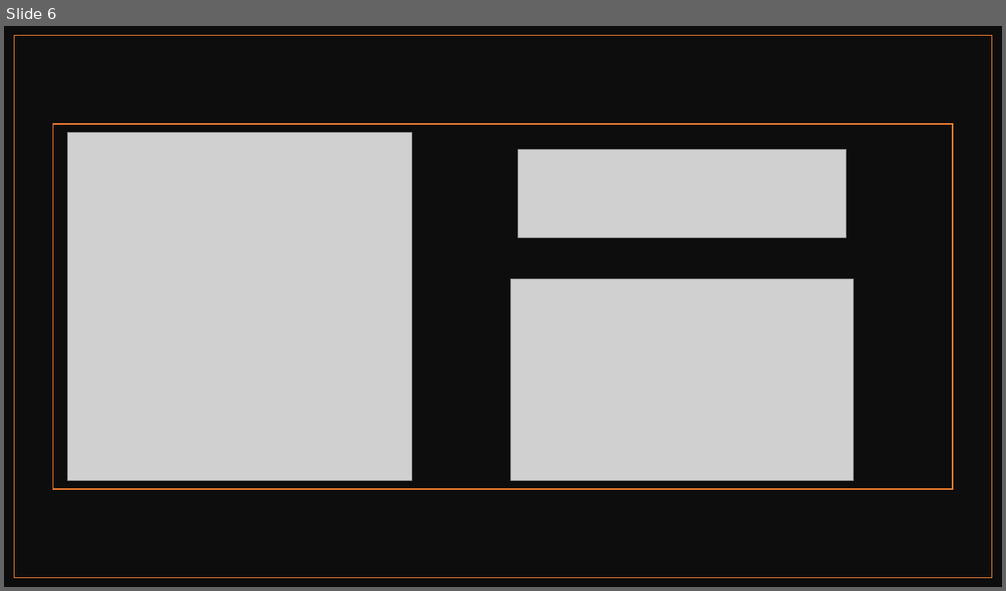
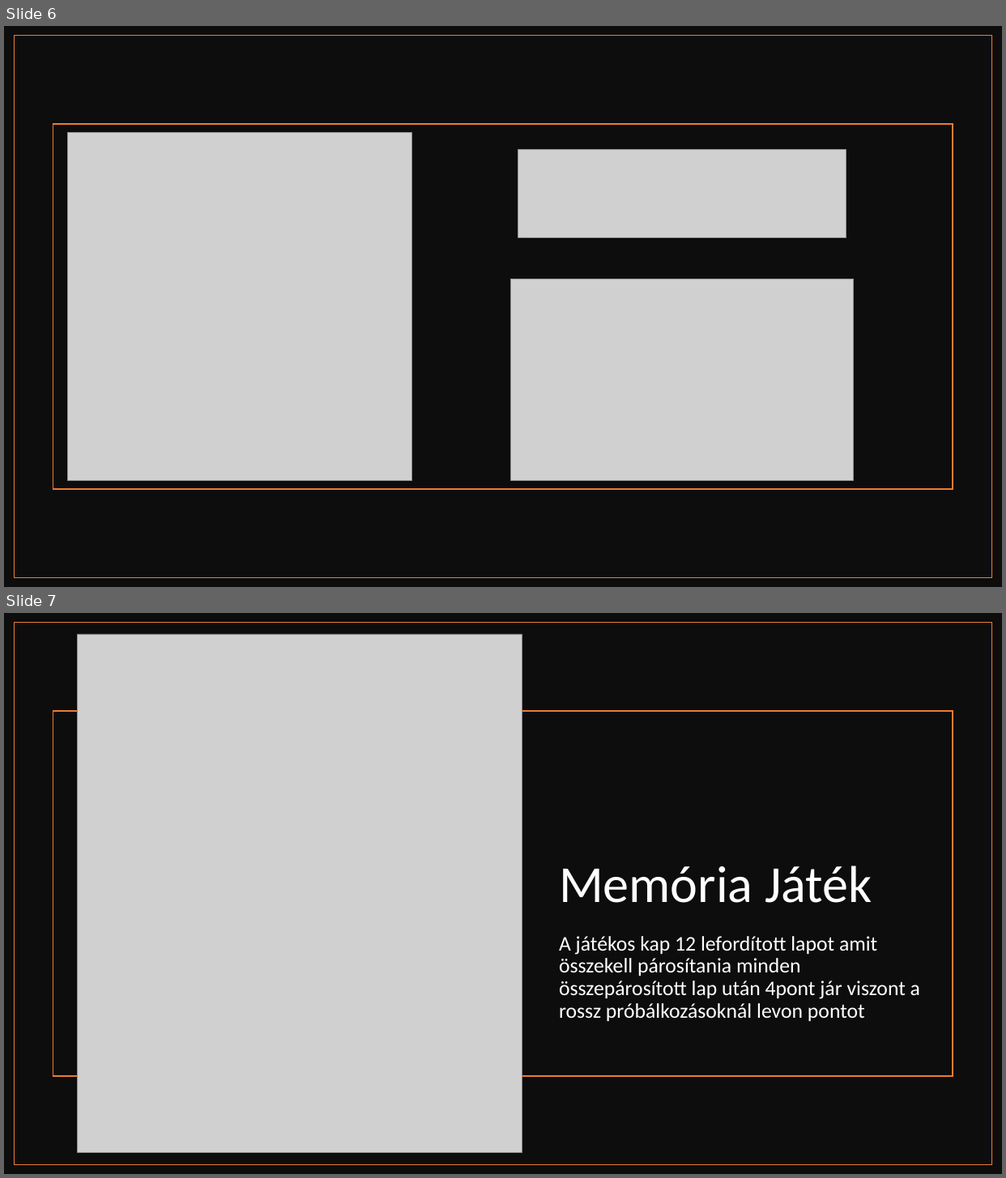
Before and after one commit to kulacs-kristof/11A_Prog_Projekt, a slide deck: A program működése.pptx. Shown one above the other, each under a label of ours: slide 6 before the commit, slides 6 and 7 after it. The pictures are 1006x591 and 1006x1178 pixels, drawn with LibreOffice and Linux fonts; fonts in the diff are those of the drawing; grey boxes stand for pictures. Boxes give left, top, right and bottom in pixels: in the first picture for what was removed or moved away, otherwise in the second. Text is boxed around its words. In the diff, an @@ line names an element or a change of style, - is before the commit and + after.

```diff
--- a/A program működése.pptx
+++ b/A program működése.pptx
@@ slide 7 added at (4, 613, 1002, 1174), background #FFFFFF @@
@@ rectangle added at (4, 613, 1002, 1174), fill #0D0D0D @@
@@ rectangle added at (15, 623, 992, 1165), outline #ED7D31 1 pt @@
@@ picture added at (78, 634, 522, 1153) @@
@@ rectangle added at (53, 711, 953, 1076), outline #ED7D31 1 pt @@
@@ title added at (559, 866, 872, 903), 50 pt, text #FFFFFF @@
+Memória Játék
@@ subtitle added at (559, 936, 920, 1021), 20 pt, text #FFFFFF @@
+A játékos kap 12 lefordított lapot amit összekell párosítania minden összepárosított lap után 4pont jár viszont a rossz próbálkozásoknál levon pontot
```
Also in this commit, not shown: 3 other slides added.
